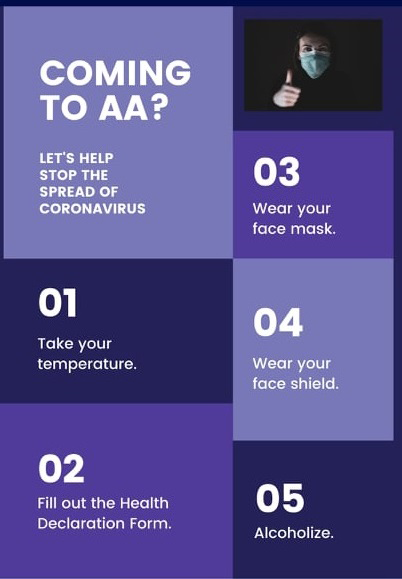
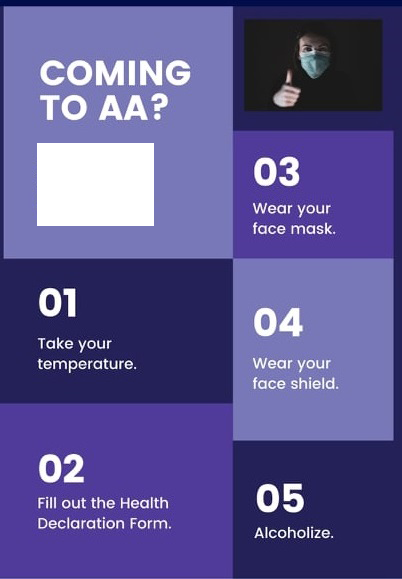
The second 402 x 579 image is a revision of the first. Changes to its layers:
painted on "Layer 0" over <box>37,143,154,226</box>
